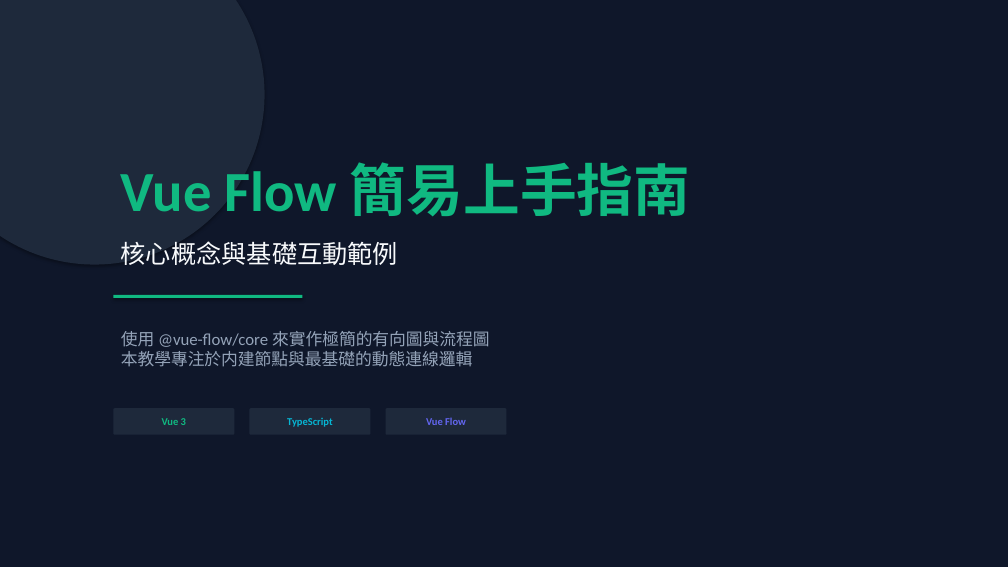
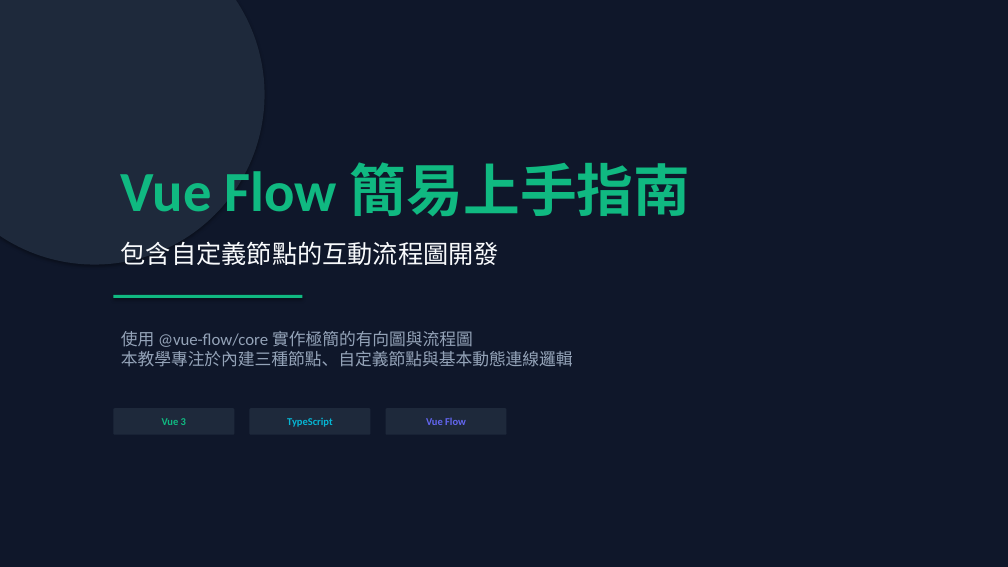
Before and after one commit to pgkusn/vue-flow-playground, a slide deck: slide 1 of Vue-Flow-Simple-Tutorial.pptx. Drawn at 1008x567 pixels with LibreOffice and Linux fonts; fonts in the diff are those of the drawing. Boxes give left, top, right and bottom in pixels: in the first picture for what was removed or moved away, otherwise in the second. Text is boxed around its words. In the diff, an @@ line names an element or a change of style, - is before the commit and + after.

```diff
--- a/Vue-Flow-Simple-Tutorial.pptx
+++ b/Vue-Flow-Simple-Tutorial.pptx
@@ text at (121, 241, 499, 265): text changed @@
-核心概念與基礎互動範例
+包含自定義節點的互動流程圖開發
@@ text at (121, 331, 573, 367): text changed @@
-使用 @vue-flow/core 來實作極簡的有向圖與流程圖
-本教學專注於内建節點與最基礎的動態連線邏輯
+使用 @vue-flow/core 實作極簡的有向圖與流程圖
+本教學專注於內建三種節點、自定義節點與基本動態連線邏輯
```
Also in this commit, not shown: 4 other slides changed, 1 slide added, 1 slide removed, 4 other files.
